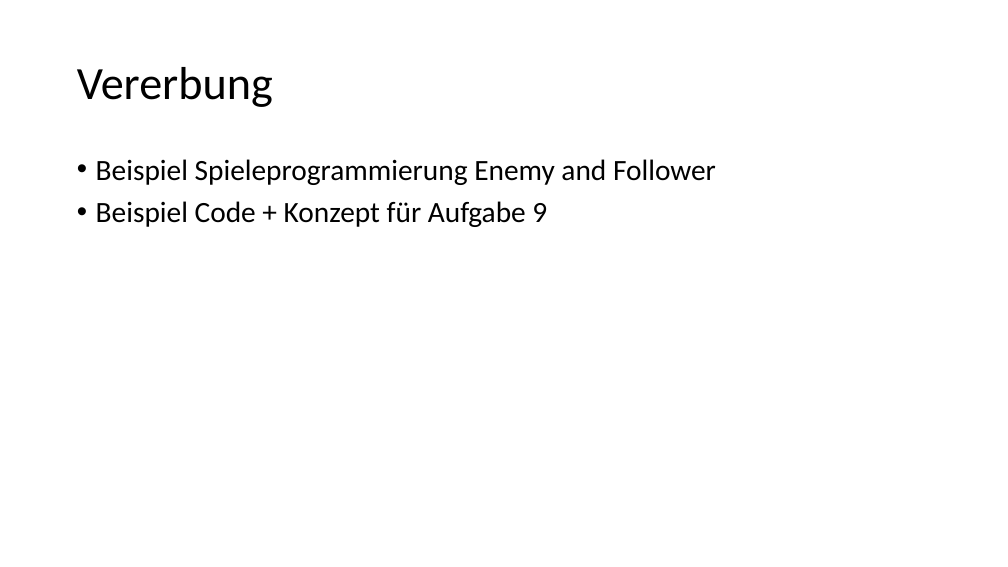
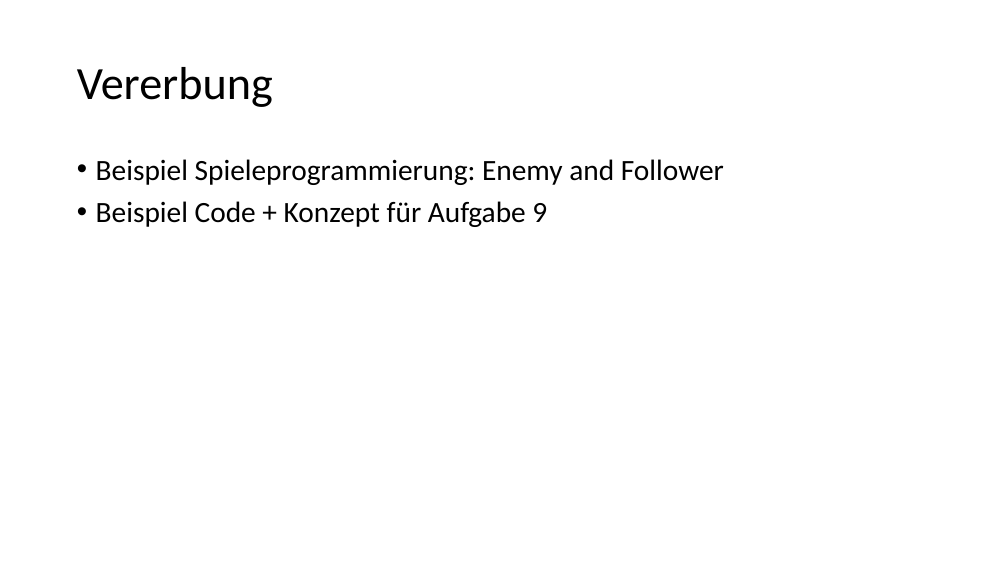
Before and after one commit to anjak610/Tutorium_MIB_1, a slide deck: slide 10 of Tut_Files/Tut_5.12.pptx. Drawn at 1008x567 pixels with LibreOffice and Linux fonts; fonts in the diff are those of the drawing. Boxes give left, top, right and bottom in pixels: in the first picture for what was removed or moved away, otherwise in the second. Text is boxed around its words. In the diff, an @@ line names an element or a change of style, - is before the commit and + after.

```diff
--- a/Tut_Files/Tut_5.12.pptx
+++ b/Tut_Files/Tut_5.12.pptx
@@ text at (96, 159, 724, 185): text changed @@
-• Beispiel Spieleprogrammierung Enemy and Follower
+• Beispiel Spieleprogrammierung: Enemy and Follower
```
Also in this commit, not shown: 4 other slides changed, 31 other files.
